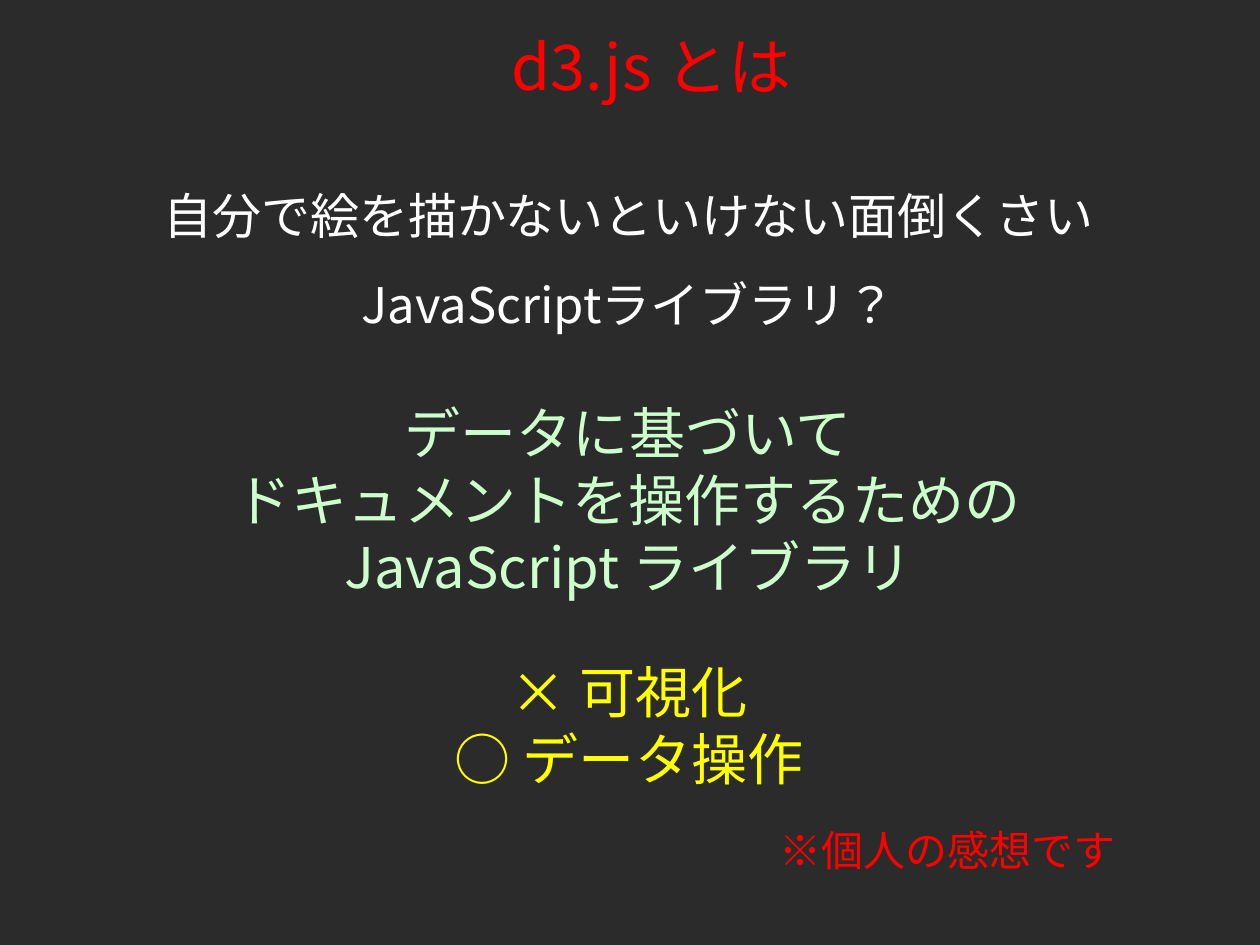
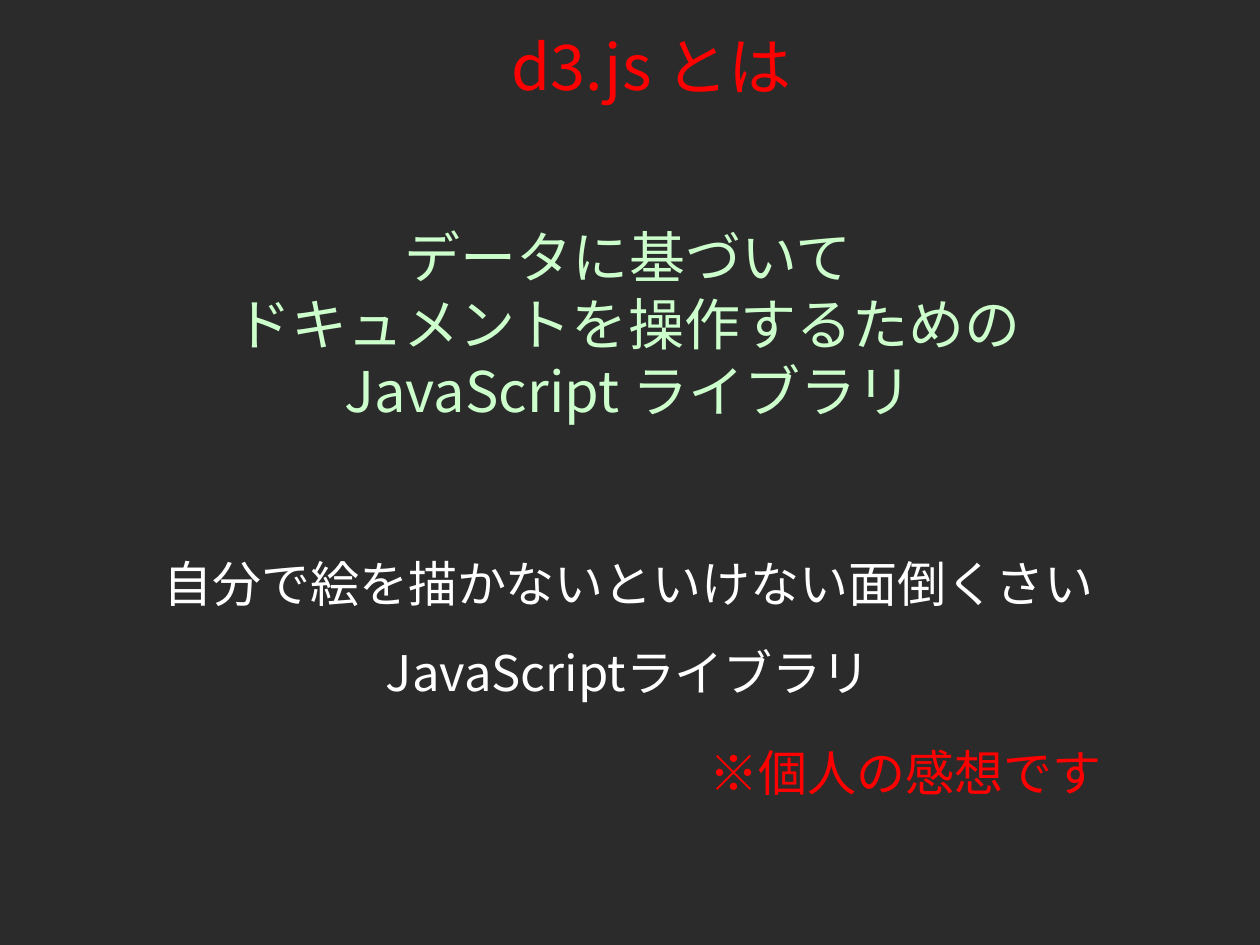
Before and after one commit to tkhrmeme/SapporoSchoolFlu, a slide deck: slide 10 of foss4g_hokkaido_2015_endo.ppt. Drawn at 1260x945 pixels with LibreOffice and Linux fonts; fonts in the diff are those of the drawing; background and template pictures are left out; a plain dark background stands for a picture behind light text. Boxes give left, top, right and bottom in pixels: in the first picture for what was removed or moved away, otherwise in the second. Text is boxed around its words. In the diff, an @@ line names an element or a change of style, - is before the commit and + after.

```diff
--- a/foss4g_hokkaido_2015_endo.ppt
+++ b/foss4g_hokkaido_2015_endo.ppt
@@ text "データに基づいて": place and size @@
-text "データに基づいて" at box(236, 406, 1021, 601)
+text "データに基づいて" at box(236, 230, 1020, 425)
@@ text at box(163, 561, 1093, 703): text changed @@
-自分で絵を描かないといけない面倒くさいJavaScriptライブラリ？
+自分で絵を描かないといけない面倒くさいJavaScriptライブラリ
@@ text removed at box(523, 666, 803, 785) @@
-× 可視化
-○ データ操作
@@ text "※個人の感想です": place and size @@
-text "※個人の感想です" at box(780, 830, 1116, 870)
+text "※個人の感想です" at box(710, 749, 1101, 795)
@@ text "※個人の感想です" at box(710, 749, 1101, 795): size 24 to 28 pt @@
```
Also in this commit, not shown: 5 other slides changed.
